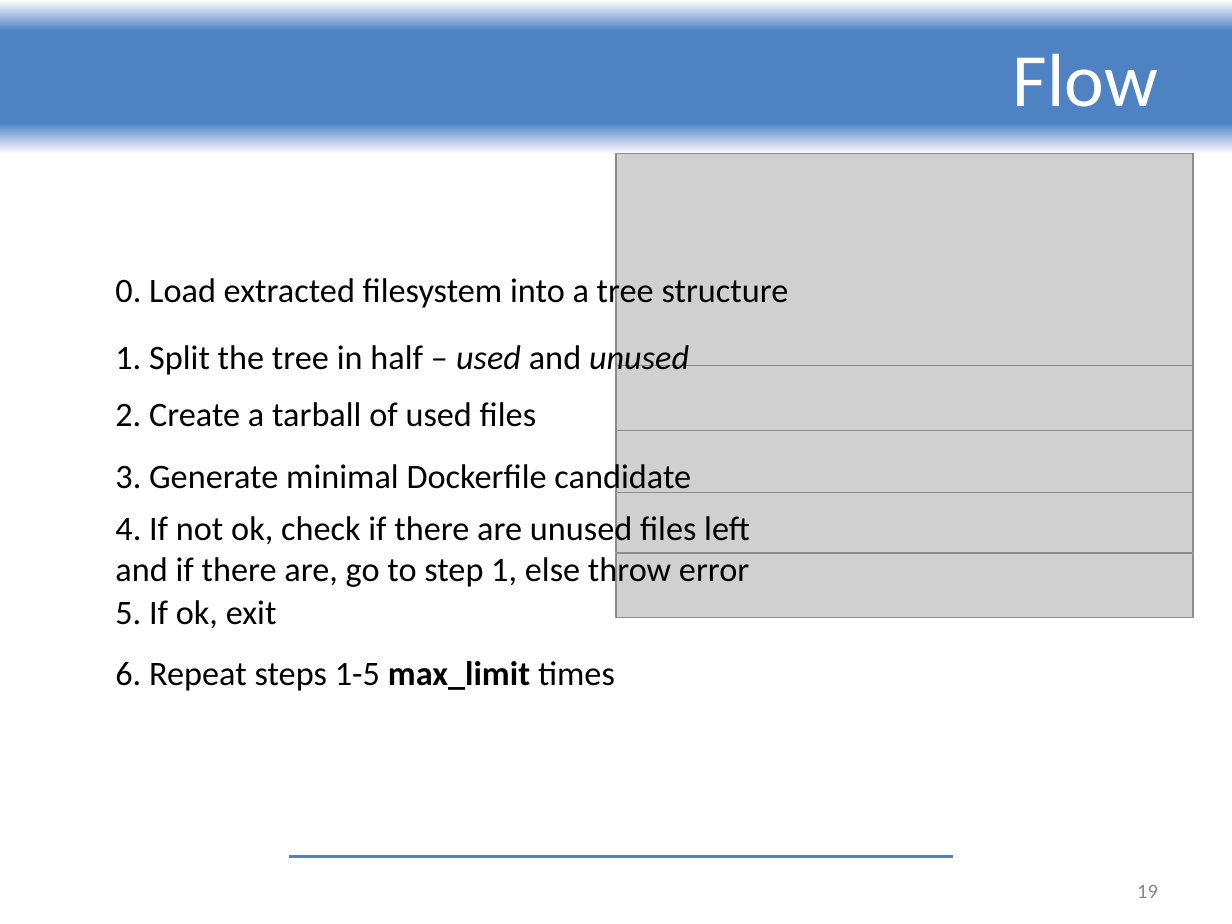
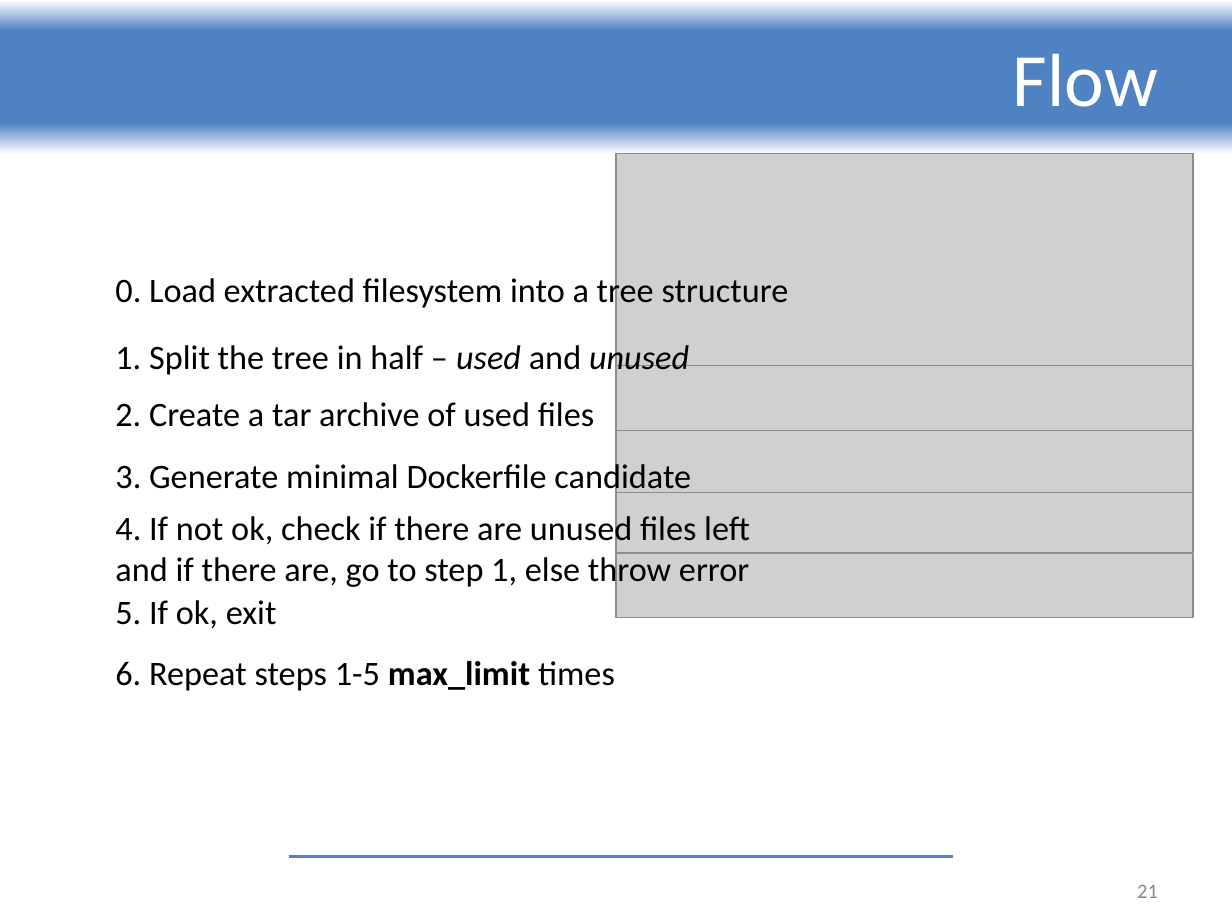
Before and after one commit to ReGeLePuMa/diploma, a slide deck: slide 21 of thesis/Diploma 2024-2025 - PETREA Andrei.pptx (slide 19 before the commit). Drawn at 1232x924 pixels with LibreOffice and Linux fonts; fonts in the diff are those of the drawing; grey boxes stand for pictures; background and template pictures are left out. Boxes give left, top, right and bottom in pixels: in the first picture for what was removed or moved away, otherwise in the second. Text is boxed around its words. In the diff, an @@ line names an element or a change of style, - is before the commit and + after.

```diff
--- a/thesis/Diploma 2024-2025 - PETREA Andrei.pptx
+++ b/thesis/Diploma 2024-2025 - PETREA Andrei.pptx
@@ text at (115, 402, 594, 427): text changed @@
-2. Create a tarball of used files
+2. Create a tar archive of used files
@@ page number at (1137, 885, 1158, 898): text changed @@
-19
+21
```
Also in this commit, not shown: 4 other slides changed, 5 slides removed.
